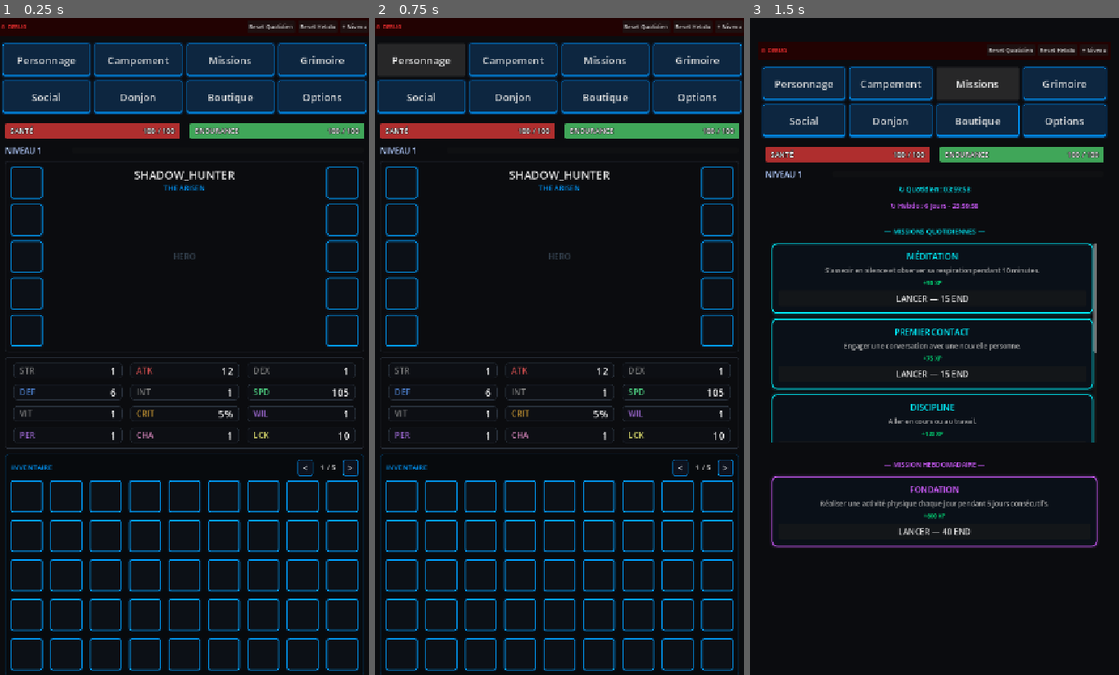
Above: before the commit, frames 1-3 (left to right).
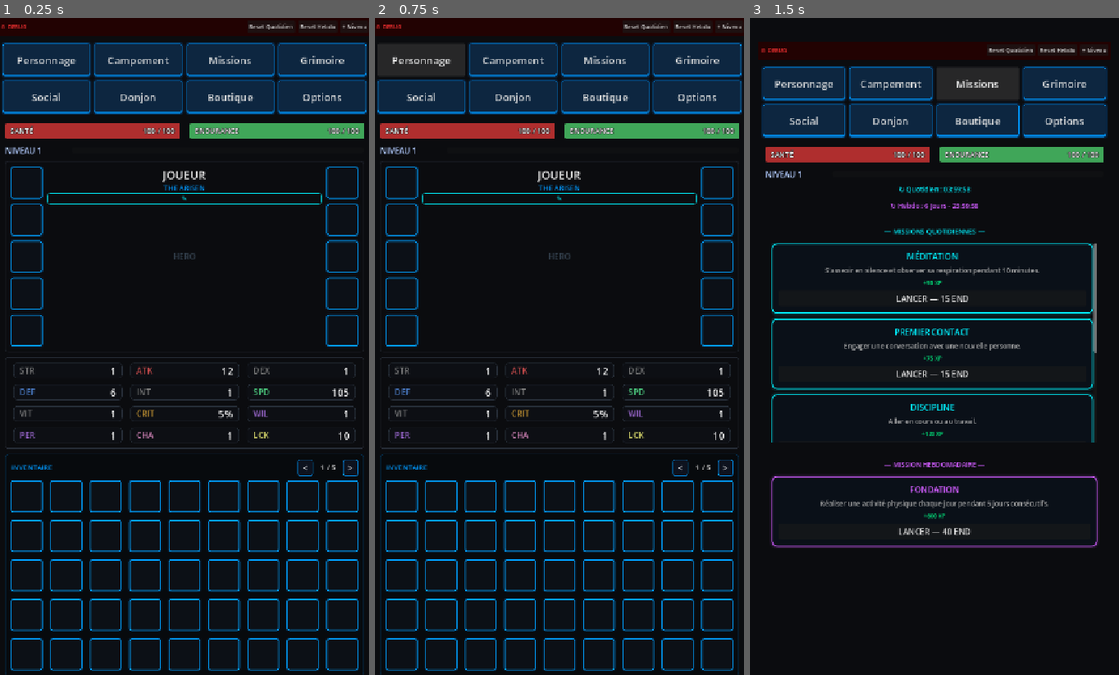
Above: after the commit, the same moments.

Repository: Argoht/Jeu
Game: Godot game, scene res://Scenes/main_scene.tscn
Two runs of this game, one before a commit and one after it. Both use one fixed random seed, a clock stepped at 60 frames per second and the inputs below. This scene is started directly instead of the project's main scene.
Inputs:
- Up to frame 1 (0.25 s): no input
- Up to frame 2 (0.75 s): click "Personnage" at 0.5 s
- Up to frame 3 (1.5 s): click "Missions" at 1.25 s

The runs differ from the first frame. In frame 1, 0.5% of the frame differs, in the area x 12-88%, y 23-29%; in frame 2, 0.5%; in frame 3, nothing differs.
Error after the commit: Invalid assignment of property or key 'horizontal_alignment' with value of type 'int' on a base object of type 'LineEdit'. (res://Scripts/MainScene.gd:443)

Commit message:
feat: pseudo modifiable + nettoyage GlobalEngine
- player_name dans GlobalEngine (défaut "Joueur", sauvegardé/chargé)
- label_pseudo connecté à GlobalEngine.player_name dans update_ui()
- Popup renommage : overlay cyan + LineEdit (20 chars max) + Confirmer/Annuler,
  soumission au clavier validée, pseudo vide ignoré
- Bouton ✎ ajouté sous le pseudo sur l'écran personnage
- Suppression variable inutilisée current_tab (GlobalEngine)

https://claude.ai/code/session_019T2txxZBcmxeHzpZfuDRYS

Diff:
--- a/jeu/Scripts/GlobalEngine.gd
+++ b/jeu/Scripts/GlobalEngine.gd
@@ -10,6 +10,7 @@
 const SAVE_PATH = "user://save_game.dat"
 
 # --- DONNÉES JOUEUR ---
+var player_name: String = "Joueur"
 var hp: int = 100
 var max_hp: int = 100
 var end: int = 100
@@ -23,7 +24,6 @@
 
 var inventory: Array = []
 var items_per_page: int = 45
-var current_tab: String = "missions"
 
 # --- CYCLES DU SYSTÈME ---
 var reset_duration: float = 14400.0 # 4 heures
@@ -114,6 +114,7 @@
 	var file = FileAccess.open(SAVE_PATH, FileAccess.WRITE)
 	if file:
 		var save_data = {
+			"player_name": player_name,
 			"hp": hp, "max_hp": max_hp, "lvl": lvl, "xp": xp, "stat_points": stat_points,
 			"end": end, "max_end": max_end,
 			"stats": stats, "inventory": inventory,
@@ -130,6 +131,7 @@
 	var file = FileAccess.open(SAVE_PATH, FileAccess.READ)
 	var save_data = JSON.parse_string(file.get_as_text())
 	if typeof(save_data) == TYPE_DICTIONARY:
+		player_name = save_data.get("player_name", "Joueur")
 		lvl = int(save_data.get("lvl", 1))
 		hp = int(save_data.get("hp", 100))
 		max_hp = int(save_data.get("max_hp", 100))
--- a/jeu/Scripts/MainScene.gd
+++ b/jeu/Scripts/MainScene.gd
@@ -12,6 +12,7 @@
 @onready var hero_frame  = $VBox/GameZone/VBox/HeroFrame
 @onready var stats_frame = $VBox/GameZone/VBox/StatsFrame
 @onready var inv_panel   = $VBox/GameZone/VBox/InvPanel
+@onready var label_pseudo = $VBox/GameZone/VBox/HeroFrame/Margin/HeroLayout/AvatarCenter/HeaderInfo/Pseudo
 @onready var inv_grid    = $VBox/GameZone/VBox/InvPanel/Margin/VBox/GridZone/Grille
 @onready var page_label  = $VBox/GameZone/VBox/InvPanel/Margin/VBox/Header/PageLabel
 @onready var btn_prev    = $VBox/GameZone/VBox/InvPanel/Margin/VBox/Header/BtnPrev
@@ -24,6 +25,8 @@
 var _lvl_popup:      Control = null
 var _mission_popup:  Control = null
 var _fail_popup:     Control = null
+var _rename_popup:   Control = null
+var _rename_input:   LineEdit = null
 var _lvl_num_label:    Label = null
 var _miss_xp_label:    Label = null
 var _miss_stat_label:  Label = null
@@ -54,6 +57,10 @@
 	add_child(_lvl_popup)
 	add_child(_mission_popup)
 	add_child(_fail_popup)
+
+	_rename_popup = _build_rename_popup()
+	add_child(_rename_popup)
+	_add_rename_button()
 
 	if is_instance_valid(GlobalEngine):
 		GlobalEngine.stats_updated.connect(update_ui)
@@ -169,6 +176,9 @@
 	barre_xp.value     = GlobalEngine.xp
 	label_lvl.text     = "NIVEAU " + str(GlobalEngine.lvl)
 
+	if is_instance_valid(label_pseudo):
+		label_pseudo.text = GlobalEngine.player_name.to_upper()
+
 	for s_key in stats_labels.keys():
 		var label = stats_labels[s_key]
 		if not is_instance_valid(label): continue
@@ -391,3 +401,87 @@
 
 	overlay.hide()
 	return overlay
+
+# ---------------------------------------------------------------------------
+# Pseudo / Renommage
+# ---------------------------------------------------------------------------
+
+func _add_rename_button():
+	var header_info = $VBox/GameZone/VBox/HeroFrame/Margin/HeroLayout/AvatarCenter/HeaderInfo
+	var btn = Button.new()
+	btn.text = "✎"
+	btn.add_theme_font_size_override("font_size", 13)
+	btn.add_theme_color_override("font_color", Color("#00f2ff"))
+	var s = StyleBoxFlat.new()
+	s.bg_color = Color(0, 0, 0, 0)
+	s.border_width_left = 1; s.border_width_top = 1
+	s.border_width_right = 1; s.border_width_bottom = 1
+	s.border_color = Color("#00f2ff")
+	s.corner_radius_top_left = 4; s.corner_radius_top_right = 4
+	s.corner_radius_bottom_left = 4; s.corner_radius_bottom_right = 4
+	s.content_margin_left = 6; s.content_margin_right = 6
+	s.content_margin_top = 2; s.content_margin_bottom = 2
+	btn.add_theme_stylebox_override("normal", s)
+	btn.pressed.connect(_open_rename_popup)
+	header_info.add_child(btn)
+
+func _build_rename_popup() -> Control:
+	var parts     = _make_popup_base(Color("#00f2ff"))
+	var overlay   = parts[0] as Control
+	var vbox      = parts[1] as VBoxContainer
+
+	var title = Label.new()
+	title.text = "CHANGER DE PSEUDO"
+	title.horizontal_alignment = HORIZONTAL_ALIGNMENT_CENTER
+	title.add_theme_color_override("font_color", Color("#00f2ff"))
+	title.add_theme_font_size_override("font_size", 16)
+	vbox.add_child(title)
+
+	_rename_input = LineEdit.new()
+	_rename_input.max_length = 20
+	_rename_input.placeholder_text = "Ton pseudo..."
+	_rename_input.horizontal_alignment = HORIZONTAL_ALIGNMENT_CENTER
+	_rename_input.add_theme_font_size_override("font_size", 18)
+	vbox.add_child(_rename_input)
+
+	var btns = HBoxContainer.new()
+	btns.add_theme_constant_override("separation", 12)
+	vbox.add_child(btns)
+
+	var btn_style = parts[2] as StyleBoxFlat
+
+	var btn_cancel = Button.new()
+	btn_cancel.text = "ANNULER"
+	btn_cancel.size_flags_horizontal = Control.SIZE_EXPAND_FILL
+	btn_cancel.add_theme_stylebox_override("normal", btn_style)
+	btn_cancel.add_theme_color_override("font_color", Color("#888888"))
+	btn_cancel.pressed.connect(func(): overlay.hide())
+	btns.add_child(btn_cancel)
+
+	var btn_confirm = Button.new()
+	btn_confirm.text = "CONFIRMER"
+	btn_confirm.size_flags_horizontal = Control.SIZE_EXPAND_FILL
+	btn_confirm.add_theme_stylebox_override("normal", btn_style)
+	btn_confirm.add_theme_color_override("font_color", Color("#00f2ff"))
+	btn_confirm.pressed.connect(_confirm_rename)
+	btns.add_child(btn_confirm)
+
+	_rename_input.text_submitted.connect(func(_t): _confirm_rename())
+
+	overlay.hide()
+	return overlay
+
+func _open_rename_popup():
+	_rename_input.text = GlobalEngine.player_name
+	_rename_input.select_all()
+	_rename_popup.show()
+	_rename_input.grab_focus()
+
+func _confirm_rename():
+	var new_name = _rename_input.text.strip_edges()
+	if new_name.length() > 0:
+		GlobalEngine.player_name = new_name
+		GlobalEngine.save_game()
+		if is_instance_valid(label_pseudo):
+			label_pseudo.text = new_name.to_upper()
+	_rename_popup.hide()
